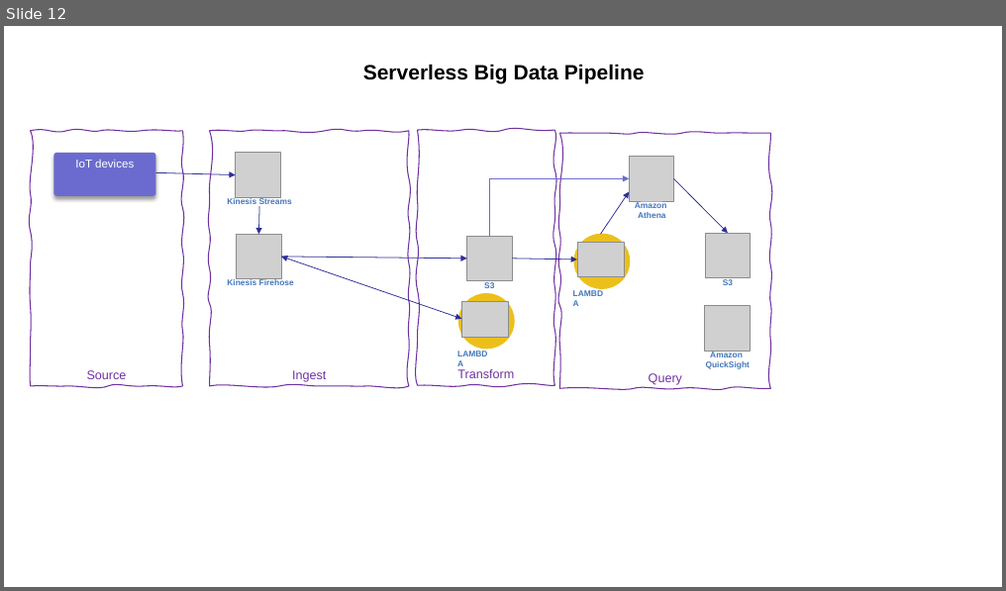
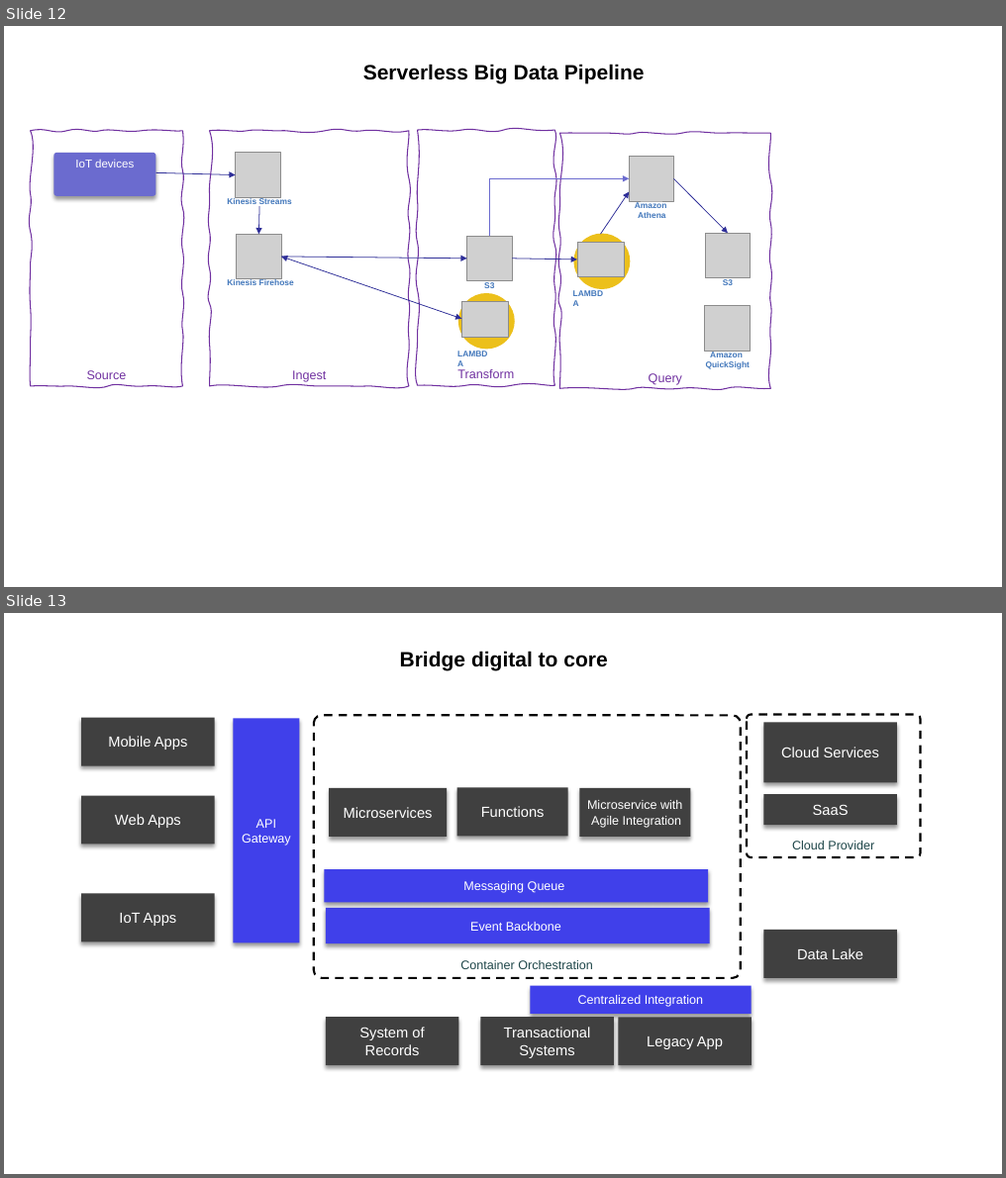
Before and after one commit to jbcodeforce/jbcodeforce.github.io, a slide deck: docs/Diagrams.pptx. Shown one above the other, each under a label of ours: slide 12 before the commit, slides 12 and 13 after it. The pictures are 1006x591 and 1006x1178 pixels, drawn with LibreOffice and Linux fonts; fonts in the diff are those of the drawing; grey boxes stand for pictures. Boxes give left, top, right and bottom in pixels: in the first picture for what was removed or moved away, otherwise in the second. Text is boxed around its words. In the diff, an @@ line names an element or a change of style, - is before the commit and + after.

```diff
--- a/docs/Diagrams.pptx
+++ b/docs/Diagrams.pptx
@@ slide 13 added at (4, 613, 1002, 1174), background #FFFFFF; not listed: 1 template element that a slide beside it also shows @@
@@ title added at (400, 651, 607, 670), 20 pt, text #000000, bold @@
+Bridge digital to core
@@ rectangle added at (81, 718, 214, 766), fill #404040, 14 pt, text #FFFFFF @@
+Mobile Apps
@@ rectangle added at (233, 719, 300, 943), fill #4040EA, 12 pt, text #FFFFFF @@
+API Gateway
@@ rounded rectangle added at (314, 716, 741, 978), outline #000000 2 pt dashed, 12 pt, text #1E4649 @@
+Container Orchestration
@@ rounded rectangle added at (746, 715, 921, 858), outline #000000 2 pt dashed, 12 pt, text #1E4649 @@
+Cloud Provider
@@ rectangle added at (764, 722, 897, 783), fill #404040, 14 pt, text #FFFFFF @@
+Cloud Services
@@ rectangle added at (329, 788, 447, 837), fill #404040, 14 pt, text #FFFFFF @@
+Microservices
@@ rectangle added at (456, 787, 567, 836), fill #404040, 14 pt, text #FFFFFF @@
+Functions
@@ rectangle added at (580, 788, 690, 837), fill #404040, 12 pt, text #FFFFFF @@
+Microservice with Agile Integration
@@ rectangle added at (81, 796, 214, 845), fill #404040, 14 pt, text #FFFFFF @@
+Web Apps
@@ rectangle added at (764, 794, 897, 825), fill #404040, 14 pt, text #FFFFFF @@
+SaaS
@@ rectangle added at (325, 869, 709, 903), fill #4040EA, 12 pt, text #FFFFFF @@
+Messaging Queue
@@ rectangle added at (81, 894, 214, 943), fill #404040, 14 pt, text #FFFFFF @@
+IoT Apps
@@ rectangle added at (326, 908, 710, 944), fill #4040EA, 12 pt, text #FFFFFF @@
+Event Backbone
@@ rectangle added at (764, 930, 897, 978), fill #404040, 14 pt, text #FFFFFF @@
+Data Lake
@@ rectangle added at (531, 986, 751, 1014), fill #4040EA, 12 pt, text #FFFFFF @@
+Centralized Integration
@@ rectangle added at (326, 1017, 459, 1065), fill #404040, 14 pt, text #FFFFFF @@
+System of Records
@@ rectangle added at (481, 1017, 614, 1065), fill #404040, 14 pt, text #FFFFFF @@
+Transactional Systems
@@ rectangle added at (619, 1017, 751, 1065), fill #404040, 14 pt, text #FFFFFF @@
+Legacy App
```
Also in this commit, not shown: 1 other slide added, 3 other files.
